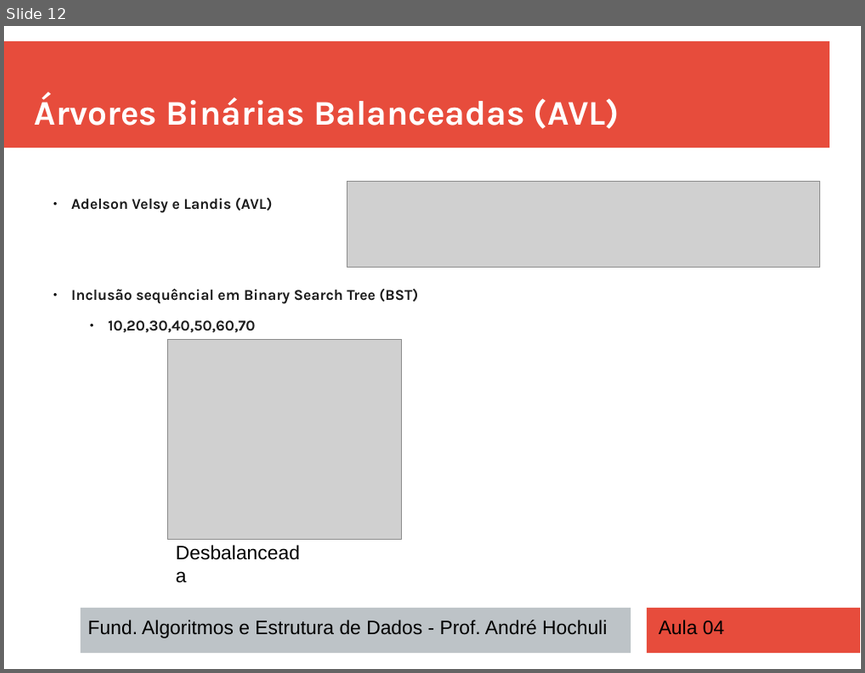
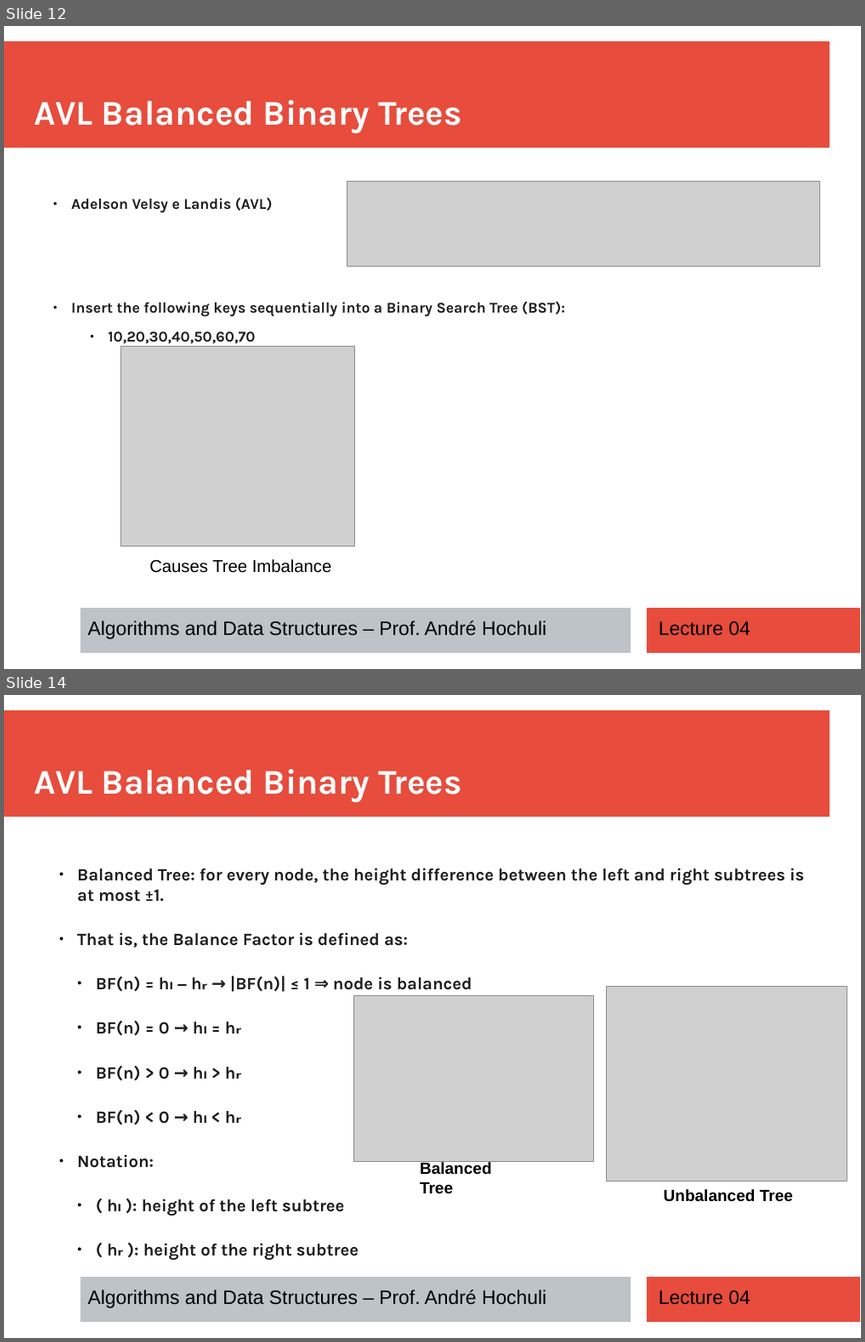
Before and after one commit to andrehochuli/teaching, a slide deck: DataStructuresAndAlgorithms/Lecture 04 - Trees/Aula 04 - Trees.pptx. Shown one above the other, each under a label of ours: slide 12 before the commit, slides 12 and 14 after it; the slides between them are not shown. The pictures are 865x673 and 865x1342 pixels, drawn with LibreOffice and Linux fonts; fonts in the diff are those of the drawing; grey boxes stand for pictures. Boxes give left, top, right and bottom in pixels: in the first picture for what was removed or moved away, otherwise in the second. Text is boxed around its words. In the diff, an @@ line names an element or a change of style, - is before the commit and + after.

```diff
--- a/DataStructuresAndAlgorithms/Lecture 04 - Trees/Aula 04 - Trees.pptx
+++ b/DataStructuresAndAlgorithms/Lecture 04 - Trees/Aula 04 - Trees.pptx
@@ slide 14 added at (4,695,861,1338), background #FFFFFF; not listed: 3 template elements that a slide beside it also shows @@
@@ text added at (35,769,462,802), 32 pt, text #FFFFFF, bold @@
+AVL Balanced Binary Trees
@@ text added at (77,868,804,1259), 16 pt, text #1C1C1C, bold @@
+  ● Balanced Tree: for every node, the height difference between the left and right subtrees is at most ±1.
+  ● That is, the Balance Factor is defined as:
+    ● BF(n) = hₗ − hᵣ → |BF(n)| ≤ 1 ⇒ node is balanced
+    ● BF(n) = 0 → hₗ = hᵣ
+    ● BF(n) > 0 → hₗ > hᵣ
+    ● BF(n) < 0 → hₗ < hᵣ
+  ● Notation:
+    ● ( hₗ ): height of the left subtree
+    ● ( hᵣ ): height of the right subtree
@@ picture added at (354,996,594,1162) @@
@@ picture added at (607,987,847,1181) @@
@@ text added at (420,1161,492,1193), 15 pt, text #000000, bold @@
+Balanced Tree
@@ text added at (664,1189,793,1202), 15 pt, text #000000, bold @@
+Unbalanced Tree
@@ text added at (88,1289,546,1308), 18 pt, text #000000 @@
+Algorithms and Data Structures – Prof. André Hochuli
@@ text added at (658,1290,749,1304), 18 pt, text #000000 @@
+Lecture 04
@@ slide 12 changed as well @@
@@ text at (35,100,462,133): text changed @@
-Árvores Binárias Balanceadas (AVL)
+AVL Balanced Binary Trees
@@ text at (71,301,565,317): text changed @@
-  ● Inclusão sequêncial em Binary Search Tree (BST)
+  ● Insert the following keys sequentially into a Binary Search Tree (BST):
@@ picture: place and size @@
-picture at (167,340,401,539)
+picture at (120,346,355,546)
@@ text at (149,559,331,573): text changed; size 18 to 16 pt @@
-Desbalanceada
+Causes Tree Imbalance
@@ text at (88,620,546,639): text changed @@
-Fund. Algoritmos e Estrutura de Dados - Prof. André Hochuli
+Algorithms and Data Structures – Prof. André Hochuli
@@ text at (658,621,749,635): text changed @@
-Aula 04
+Lecture 04
```
Also in this commit, not shown: 5 other slides changed, 17 other slides added, 19 slides removed, 2 other files.
